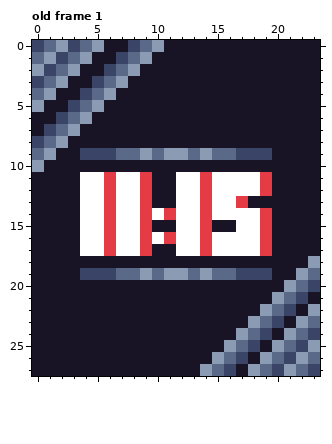
Pixel-art file: PIXEL_MOCKU.aseprite. Above, as it was before the edit.
24x28 pixels, 1 frame. Shown: old frame 1.
New version:
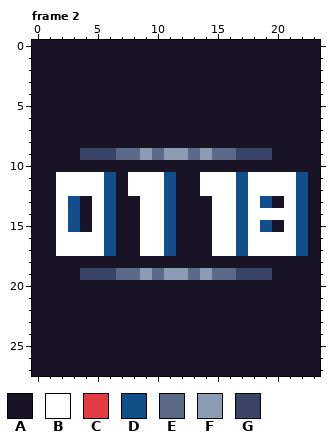
Palette (. is transparent): A #181425  B #ffffff  C #e43b44  D #124e89  E #5a6988  F #8b9bb4  G #3a4466
A new or re-ordered frame is compared with the old frame closest to it.
Change:
frames 1 -> 2
Frame 2 is new; against old frame 1:
y 0: x 0..5 GEFGEF -> AAAAAA; x 8..10 GEF -> AAA
y 1: x 0..4 EFGEF -> AAAAA; x 7..9 GEF -> AAA
y 2: x 0..3 FGEF -> AAAA; x 6..8 GEF -> AAA
y 3: x 0..2 GEF -> AAA; x 5..7 GEF -> AAA
y 4: x 0..1 EF -> AA; x 4..6 GEF -> AAA
y 5: x 0 F -> A; x 3..5 GEF -> AAA
y 6: x 2..4 GEF -> AAA
y 7: x 1..3 GEF -> AAA
y 8: x 0..2 GEF -> AAA
y 9: x 0..1 EF -> AA
y 10: x 0 F -> A
y 11..12: x 2..3 AA -> BB; x 6..7 CB -> DA; x 9..14 CAABBC -> BBDAAB; x 17 B -> D; x 19..22 CAAA -> BBBD
y 13: x 2..4 AAB -> BDA; x 6..14 CBBCAABBC -> DAABBDAAA; x 17..19 CAA -> DBD; x 21..22 AA -> BD
y 14: x 2..4 AAB -> BDA; x 6..9 CBBC -> DAAB; x 11..14 CBBC -> DAAA; x 17 B -> D; x 19..22 CAAA -> BBBD
y 15: x 2..4 AAB -> BDA; x 6..17 CBBCAABBCAAB -> DAABBDAAABBD; x 19 C -> D; x 21..22 AA -> BD
y 16: x 2..3 AA -> BB; x 6..9 CBBC -> DAAB; x 11..14 CBBC -> DAAA; x 17 B -> D; x 19..22 CAAA -> BBBD
y 17: x 2..3 AA -> BB; x 6..14 CBBCAABBC -> DAABBDAAA; x 17 B -> D; x 19..22 CAAA -> BBBD
y 18: x 23 F -> A
y 19: x 22..23 FE -> AA
y 20: x 21..23 FEG -> AAA
y 21: x 20..22 FEG -> AAA
y 22: x 19..21 FEG -> AAA; x 23 F -> A
y 23: x 18..20 FEG -> AAA; x 22..23 FE -> AA
y 24: x 17..19 FEG -> AAA; x 21..23 FEG -> AAA
y 25: x 16..18 FEG -> AAA; x 20..23 FEGF -> AAAA
y 26: x 15..17 FEG -> AAA; x 19..23 FEGFE -> AAAAA
y 27: x 14..16 FEG -> AAA; x 18..23 FEGFEG -> AAAAAA
Pixel boxes of the changes (left, top, right, bottom) in both pictures:
changed: (32, 40, 320, 376)
